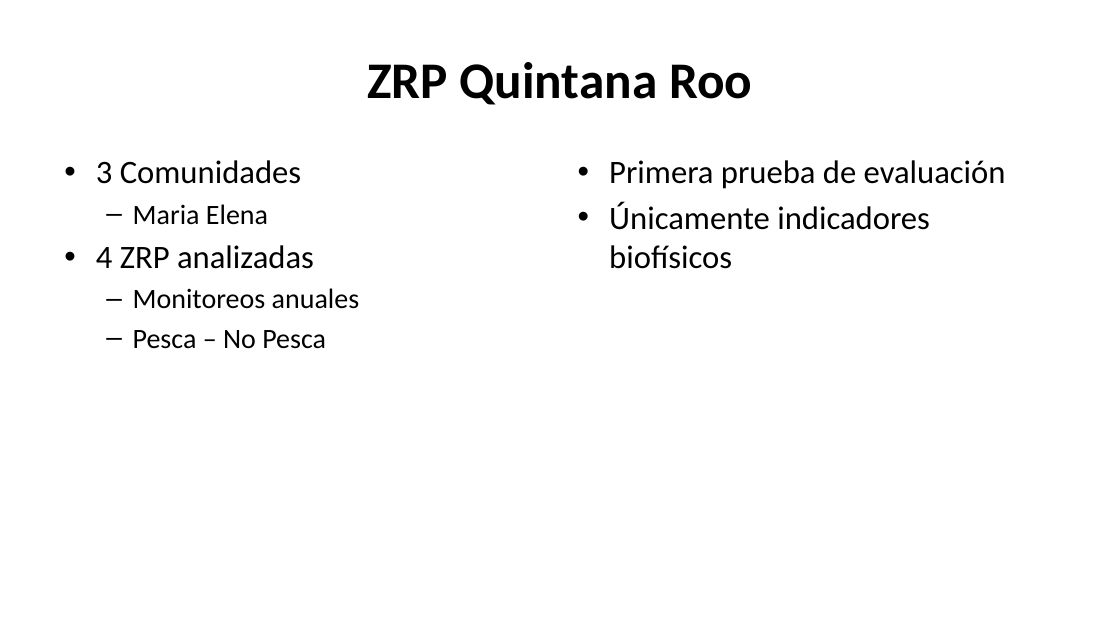
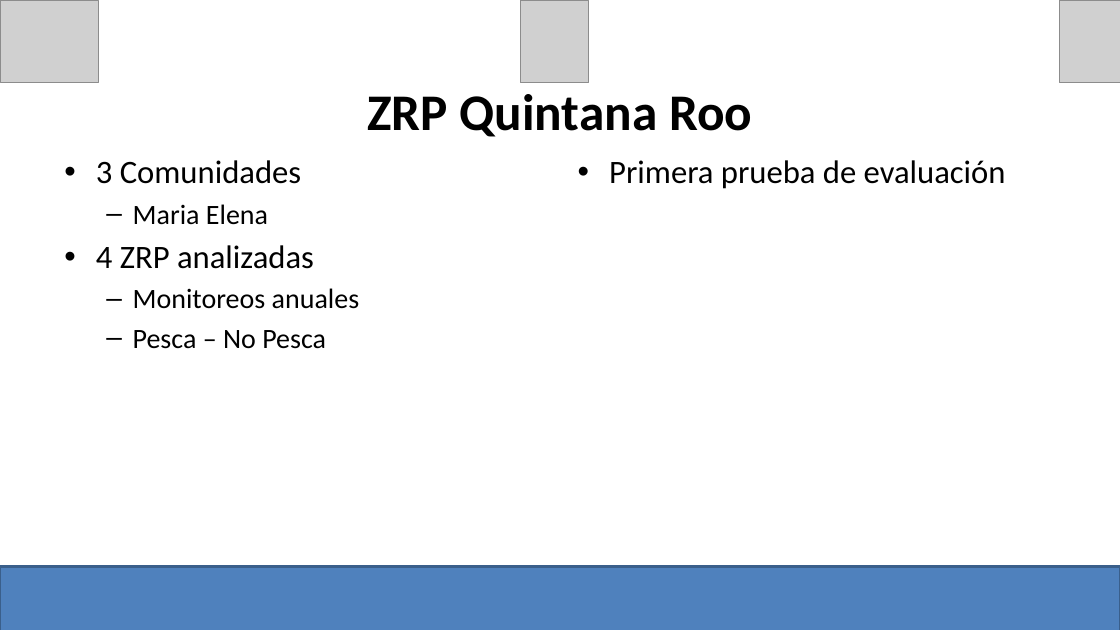
Before and after one commit to turfeffect/Docs, a slide deck: slide 11 of Presentations/Workshop in Mexico/Mexico Workshop.pptx (slide 10 before the commit). Drawn at 1120x630 pixels with LibreOffice and Linux fonts; fonts in the diff are those of the drawing; grey boxes stand for pictures. Boxes give left, top, right and bottom in pixels: in the first picture for what was removed or moved away, otherwise in the second. Text is boxed around its words. In the diff, an @@ line names an element or a change of style, - is before the commit and + after.

```diff
--- a/Presentations/Workshop in Mexico/Mexico Workshop.pptx
+++ b/Presentations/Workshop in Mexico/Mexico Workshop.pptx
@@ picture added at (x1=0, y1=0, x2=98, y2=82) @@
@@ picture added at (x1=520, y1=0, x2=588, y2=82) @@
@@ picture added at (x1=1060, y1=0, x2=1120, y2=82) @@
@@ title "ZRP Quintana Roo" moved from (x1=367, y1=62, x2=752, y2=105) to (x1=367, y1=94, x2=752, y2=137) @@
@@ text at (x1=609, y1=203, x2=930, y2=269): paragraph removed @@
-• Únicamente indicadores biofísicos
@@ rectangle added at (x1=0, y1=566, x2=1120, y2=630), fill #4F81BD, outline #3A5F8C 2 pt @@
```
Also in this commit, not shown: 9 other slides changed, 6 slides added, 6 slides removed.
